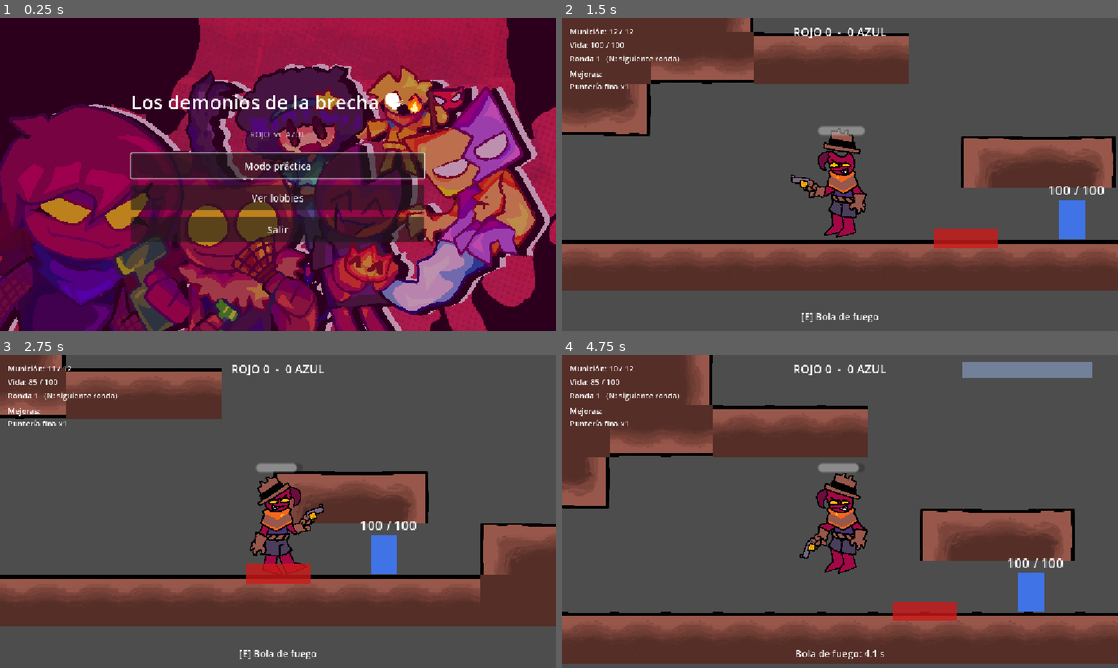
Above: before the commit, frames 1-4 (two rows, left to right).
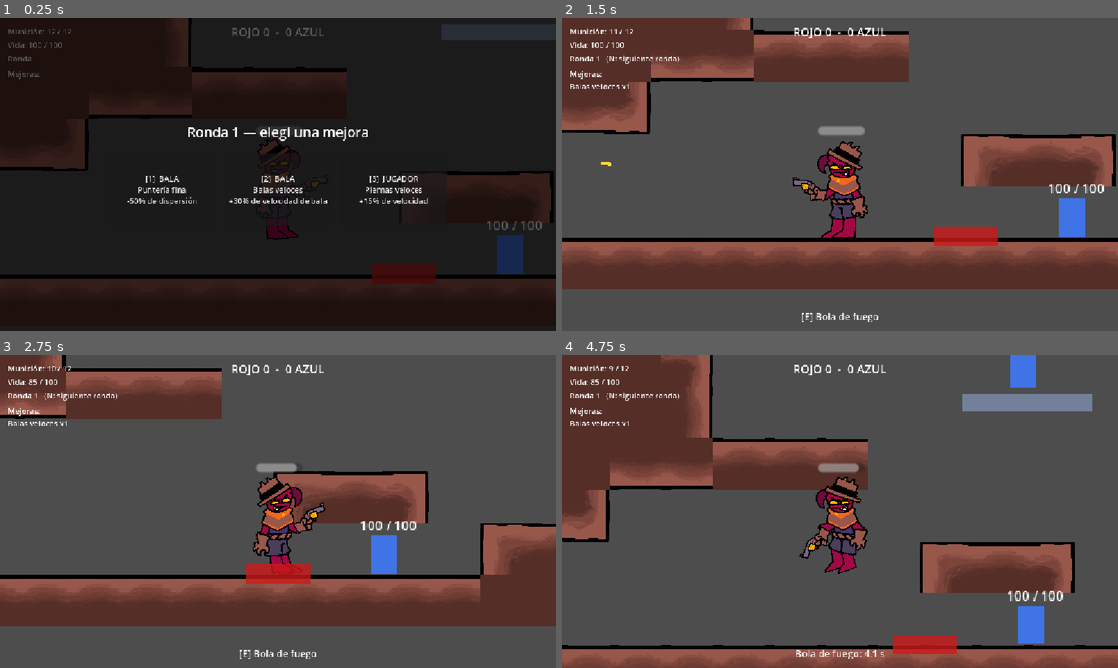
Above: after the commit, the same moments.

Repository: Garnixtyh/Demons-shot
Game: Godot game, scene res://escenas y recursos/test_room/test_room.tscn
Two runs of this game, one before a commit and one after it. Both use one fixed random seed, a clock stepped at 60 frames per second and the inputs below. Before the commit the project starts from res://escenas y recursos/menu/main_menu.tscn. The engine's default icon, where the game draws it, is replaced by a stand-in: a white triangle on a blue panel in a dark square.
Inputs (mouse positions are in pixels of both pictures, inside the frame that each line leads up to):
- Up to frame 1 (0.25 s): no input
- Up to frame 2 (1.5 s): click (840, 165) at 0.5 s, where only the run before the commit has a clickable "Modo práctica"; click (723, 190) at 1.25 s, where only the run before the commit has a clickable "[1] BALA Puntería fina -50% d…"
- Up to frame 3 (2.75 s): tap Enter at 2 s; move the mouse to (400, 495) at 2.02 s; hold D (move_right) from 2.03 s (still down); hold Space (jump) from 2.03 s (still down); click (400, 495) at 2.17 s
- Up to frame 4 (4.75 s): move the mouse to (728, 527) at 2.77 s; release Space (jump) at 2.78 s; tap E (ability) at 2.85 s; tap Space (jump) at 3.02, 3.05, 3.32, 4.52, 4.55 s; move the mouse to (895, 442) at 3.52 s; release D (move_right) at 3.53 s; hold A (move_left) 3.53-4.28 s; hold Space (jump) 3.53-4.28 s; tap Shift (dash) at 3.6 s; move the mouse to (812, 574) at 4.27 s; hold D (move_right) from 4.28 s (still down); click (812, 574) at 4.35 s

The runs differ from the first frame. In frame 1, 85% of the frame differs, in the area x 0-100%, y 0-100%; in frame 2, 5.2%; in frame 3, 1.0%; in frame 4, 41%.
Error before the commit: Invalid assignment of property or key 'visible' with value of type 'bool' on a base object of type 'null instance'. (res://escenas)

Commit message:
BARRILES Y PLATAFORMAS

Diff:
--- a/escenas y recursos/ctf/ctf_manager.gd
+++ b/escenas y recursos/ctf/ctf_manager.gd
@@ -15,7 +15,7 @@
 
 @onready var _score_label: Label = $HUD/ScoreLabel
 @onready var _event_label: Label = $HUD/EventLabel
-@onready var _hint_label: Label = $HUD/HintLabel
+
 
 
 func _ready() -> void:
@@ -24,7 +24,7 @@
 		flag.dropped.connect(_on_flag_dropped)
 		flag.returned.connect(_on_flag_returned)
 		flag.captured.connect(_on_flag_captured)
-	_hint_label.visible = debug_team_switch
+
 	_event_label.modulate.a = 0.0
 	_update_score_label()
 	# Diferido: así los jugadores ya terminaron su propio _ready
--- a/escenas y recursos/player/player.tscn
+++ b/escenas y recursos/player/player.tscn
@@ -2623,7 +2623,8 @@
 
 [node name="Player" type="CharacterBody2D" unique_id=947921251]
 script = ExtResource("1")
-gravity_rise = 900.0
+jump_velocity = -750.0
+gravity_rise = 1000.0
 jump_cut_multiplier = 5.0
 
 [node name="Visuals" type="Node2D" parent="." unique_id=156461980]
--- a/mapas/Barrio-ch13.tscn
+++ b/mapas/Barrio-ch13.tscn
@@ -57,7 +57,6 @@
 scale = Vector2(2, 2)
 
 [node name="piso" type="StaticBody2D" parent="." unique_id=1180727986]
-visible = false
 
 [node name="pn" type="CollisionShape2D" parent="piso" unique_id=250937769]
 position = Vector2(-616, 8)
@@ -182,4 +181,4 @@
 position = Vector2(298, 547)
 
 [node name="CTF" parent="." unique_id=902053220 instance=ExtResource("5_wk0la")]
-position = Vector2(716, 362)
+position = Vector2(-1003, 486)
--- a/project.godot
+++ b/project.godot
@@ -11,7 +11,7 @@
 [application]
 
 config/name="Demons-shot"
-run/main_scene="res://escenas y recursos/menu/main_menu.tscn"
+run/main_scene="res://escenas y recursos/test_room/test_room.tscn"
 config/features=PackedStringArray("4.7", "GL Compatibility")
 config/icon="res://icon.svg"
 
--- /dev/null
+++ b/recursos mapas/barril_explosivo.gd
@@ -0,0 +1,160 @@
+extends RigidBody2D
+## Barril explosivo.
+## - Se empuja con F (lo llama el jugador a través del grupo "pushables").
+## - Recibe daño de las balas (take_damage). Al llegar a 0 explota y desaparece.
+## - Reaparece en su punto de origen (donde lo pusiste en el mapa) tras `respawn_time`.
+## - La explosión daña a todo lo que tenga take_damage() (jugadores y otros barriles).
+
+signal exploded
+signal respawned
+
+@export var max_health: float = 40.0
+## Segundos desde que explota hasta que vuelve a aparecer
+@export var respawn_time: float = 5.0
+## Si cae por debajo de esta altura, vuelve a su spawn sin explotar
+@export var fall_limit_y: float = 2000.0
+
+@export_group("Explosión")
+@export var explosion_radius: float = 160.0
+## Daño en el centro de la explosión
+@export var explosion_damage: float = 80.0
+## Proporción del daño que recibe quien está en el borde (0.4 = 40 %)
+@export_range(0.0, 1.0) var edge_damage_ratio: float = 0.4
+@export var explosion_color: Color = Color(1.0, 0.55, 0.1, 0.8)
+## Segundos que dura el círculo de la explosión
+@export var explosion_visual_time: float = 0.35
+
+@export_group("Empuje (F)")
+## Fuerza del empuje (impulso por segundo)
+@export var push_force: float = 900.0
+## El empuje no acelera el barril por encima de esta velocidad
+@export var max_push_speed: float = 180.0
+
+var health: float
+var is_exploded: bool = false
+
+var _spawn_position: Vector2
+var _explode_pending: bool = false
+var _respawn_timer: float = 0.0
+var _flash_tween: Tween
+
+@onready var _visual: CanvasItem = $Visual
+@onready var _shape: CollisionShape2D = $CollisionShape2D
+
+
+func _ready() -> void:
+	add_to_group("pushables")
+	_spawn_position = global_position
+	health = max_health
+
+
+func _physics_process(delta: float) -> void:
+	if is_exploded:
+		_respawn_timer -= delta
+		if _respawn_timer <= 0.0:
+			_respawn()
+		return
+	if _explode_pending:
+		_explode()
+	elif global_position.y > fall_limit_y:
+		_vanish()
+
+
+## Lo llaman las balas y otras explosiones.
+func take_damage(amount: float) -> void:
+	if is_exploded or _explode_pending:
+		return
+	health -= amount
+	_flash()
+	if health <= 0.0:
+		# La explosión se resuelve en el siguiente _physics_process
+		# (las consultas de física no se pueden hacer dentro de un callback)
+		_explode_pending = true
+
+
+## Lo llama el jugador mientras mantiene F cerca del barril.
+## `direction` es -1 o 1 (hacia dónde se empuja).
+func push(direction: float, delta: float) -> void:
+	if is_exploded or direction == 0.0:
+		return
+	var moving_same_way := signf(linear_velocity.x) == direction
+	if moving_same_way and absf(linear_velocity.x) >= max_push_speed:
+		return
+	apply_central_impulse(Vector2(direction * push_force * delta, 0.0))
+
+
+func _explode() -> void:
+	_explode_pending = false
+	var center := global_position
+	_damage_area(center)
+	_spawn_explosion_visual(center)
+	_vanish()
+	exploded.emit()
+
+
+func _damage_area(center: Vector2) -> void:
+	var circle := CircleShape2D.new()
+	circle.radius = explosion_radius
+	var query := PhysicsShapeQueryParameters2D.new()
+	query.shape = circle
+	query.transform = Transform2D(0.0, center)
+	query.collision_mask = 1
+	query.exclude = [get_rid()]
+	var already_hit := {}
+	for hit in get_world_2d().direct_space_state.intersect_shape(query, 32):
+		var body := hit.collider as Node2D
+		if body == null or already_hit.has(body) or not body.has_method("take_damage"):
+			continue
+		already_hit[body] = true
+		var distance_ratio := clampf(center.distance_to(body.global_position) / explosion_radius, 0.0, 1.0)
+		body.take_damage(lerpf(explosion_damage, explosion_damage * edge_damage_ratio, distance_ratio))
+
+
+## Círculo naranja que se expande y se desvanece (placeholder visual).
+func _spawn_explosion_visual(center: Vector2) -> void:
+	var fx := Node2D.new()
+	fx.z_index = 10
+	get_parent().add_child(fx)
+	fx.global_position = center
+	var color := explosion_color
+	var radius := explosion_radius
+	fx.draw.connect(func() -> void: fx.draw_circle(Vector2.ZERO, radius, color))
+	fx.scale = Vector2(0.2, 0.2)
+	var tween := fx.create_tween().set_parallel(true)
+	tween.tween_property(fx, "scale", Vector2.ONE, explosion_visual_time) \
+		.set_trans(Tween.TRANS_QUAD).set_ease(Tween.EASE_OUT)
+	tween.tween_property(fx, "modulate:a", 0.0, explosion_visual_time)
+	tween.chain().tween_callback(fx.queue_free)
+
+
+## Desaparece (sin colisión ni visual) hasta que toque reaparecer.
+func _vanish() -> void:
+	is_exploded = true
+	_respawn_timer = respawn_time
+	_visual.hide()
+	_shape.set_deferred("disabled", true)
+	freeze = true
+	linear_velocity = Vector2.ZERO
+	angular_velocity = 0.0
+
+
+func _respawn() -> void:
+	is_exploded = false
+	health = max_health
+	global_position = _spawn_position
+	rotation = 0.0
+	linear_velocity = Vector2.ZERO
+	angular_velocity = 0.0
+	_visual.modulate = Color.WHITE
+	_visual.show()
+	_shape.set_deferred("disabled", false)
+	freeze = false
+	respawned.emit()
+
+
+func _flash() -> void:
+	if _flash_tween != null:
+		_flash_tween.kill()
+	_visual.modulate = Color(2.0, 2.0, 2.0)
+	_flash_tween = create_tween()
+	_flash_tween.tween_property(_visual, "modulate", Color.WHITE, 0.12)
--- /dev/null
+++ b/recursos mapas/barril_explosivo.tscn
@@ -0,0 +1,25 @@
+[gd_scene load_steps=4 format=3]
+
+[ext_resource type="Script" path="res://escenas y recursos/recursos mapa/barril_explosivo.gd" id="1"]
+
+[sub_resource type="PhysicsMaterial" id="PhysicsMaterial_barril"]
+friction = 0.8
+
+[sub_resource type="RectangleShape2D" id="RectangleShape2D_barril"]
+size = Vector2(64, 64)
+
+[node name="BarrilExplosivo" type="RigidBody2D"]
+collision_layer = 1
+collision_mask = 5
+mass = 1.0
+physics_material_override = SubResource("PhysicsMaterial_barril")
+lock_rotation = true
+linear_damp = 1.0
+script = ExtResource("1")
+
+[node name="Visual" type="Polygon2D" parent="."]
+color = Color(0.75, 0.25, 0.15, 1)
+polygon = PackedVector2Array(-32, -32, 32, -32, 32, 32, -32, 32)
+
+[node name="CollisionShape2D" type="CollisionShape2D" parent="."]
+shape = SubResource("RectangleShape2D_barril")
--- /dev/null
+++ b/recursos mapas/plataforma.gd
@@ -0,0 +1,33 @@
+@tool
+extends StaticBody2D
+## Plataforma estática de un solo sentido (capa 3).
+## Se puede subir desde abajo y bajar con S (lo maneja el jugador).
+## Cambiá `size` en el Inspector para estirarla: el collider y el dibujo se ajustan solos.
+
+@export var size: Vector2 = Vector2(256, 24):
+	set(value):
+		size = value
+		_refresh()
+@export var color: Color = Color(0.55, 0.4, 0.25):
+	set(value):
+		color = value
+		_refresh()
+
+
+func _ready() -> void:
+	_refresh()
+
+
+func _refresh() -> void:
+	if not is_node_ready():
+		return
+	var rect := RectangleShape2D.new()  # propio de cada instancia
+	rect.size = size
+	var collision_shape := $CollisionShape2D as CollisionShape2D
+	collision_shape.shape = rect
+	collision_shape.one_way_collision = true
+	collision_shape.one_way_collision_margin = 8.0
+	var half := size / 2.0
+	var visual := $Visual as Polygon2D
+	visual.polygon = PackedVector2Array([-half, Vector2(half.x, -half.y), half, Vector2(-half.x, half.y)])
+	visual.color = color
--- /dev/null
+++ b/recursos mapas/plataforma.tscn
@@ -0,0 +1,13 @@
+[gd_scene load_steps=2 format=3]
+
+[ext_resource type="Script" path="res://escenas y recursos/recursos mapa/plataforma.gd" id="1"]
+
+[node name="Plataforma" type="StaticBody2D"]
+collision_layer = 4
+collision_mask = 0
+script = ExtResource("1")
+
+[node name="Visual" type="Polygon2D" parent="."]
+
+[node name="CollisionShape2D" type="CollisionShape2D" parent="."]
+one_way_collision = true
Not shown, added: recursos mapas/barril_explosivo.gd.uid
Not shown, added: recursos mapas/plataforma.gd.uid
